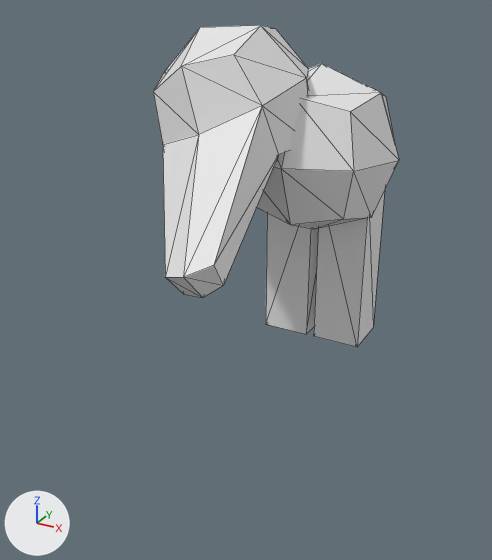
The glTF model jackseptijam/assets/3d/enemies/plaguedDude.glb, before and after one commit.
Rendered twice from a 50 mm lens placed at (1.01, -2.31, 1.39), pointed at (-0.11, -0.26, 0.36). Lighting does not change. The marker at lower left points along +X, +Y and +Z. Mesh edges are drawn as thin lines. Where no turn or scale is listed for an object, it has been applied to the vertices. Vertices at the same position are counted once.
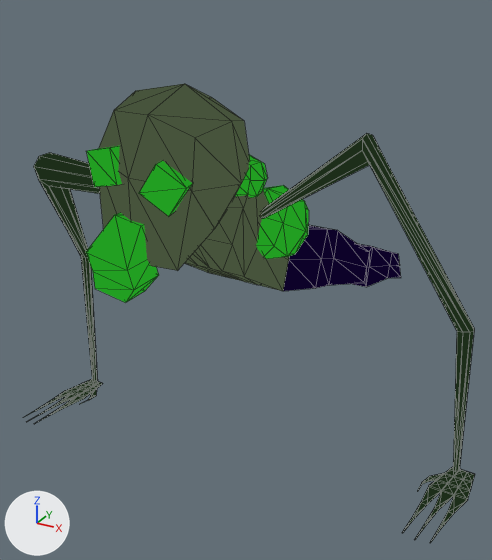
What changed in the scene script:
```text
Add mat_material_001:
    mat_material_001 = bpy.data.materials.new('Material.001')
    # uses the picture img_plaguedude
Change me_cube:
    used by ob_cube; location = (-0.24, -0.096, 0.967); rotation_euler = (0.181, -0.4, 0.0), in degrees (10, -23, 0); scale = (0.356, 0.356, 0.356)
    remove me_cube.from_pydata(...)  # 32 vertices, 60 faces; spans x -0.84..0.84, y -1.98..0.84, z -1.17..0.84
    remove me_cube.materials.append(mat_material)  # white #e7e7e7
    add me_cube.from_pydata(...)  # 16 vertices, 24 faces; spans x 0.11..1.06, y 1.72..2.26, z 7.31..7.62
    me_cube part 1: 32 vertices removed from x -0.84..0.84, y -1.98..0.84, z -1.17..0.84
    me_cube part 2: 16 vertices added at x 0.11..1.06, y 1.72..2.26, z 7.31..7.62
    me_cube part 3: the surface is now shaded smooth
    add me_cube.materials.append(mat_material_001)
Change me_mesh:
    used by ob_cube_001; location = (0.0, 0.113, 0.788); scale = (0.381, 0.381, 0.381)
    remove me_mesh.from_pydata(...)  # 26 vertices, 48 faces; spans x -0.84..0.84, y -0.84..0.84, z -0.84..0.84
    add me_mesh.from_pydata(...)  # 26 vertices, 48 faces; spans x -0.15..1.12, y 1.18..2.73, z 6.28..7.6
    me_mesh part 4: 26 of 26 vertices moved; they spanned x -0.84..0.84, y -0.84..0.84, z -0.84..0.84 and now span x -0.15..1.12, y 1.18..2.73, z 6.28..7.6; mean shift (0.47, 2.04, 6.94); largest move (0.0, -0.61, -0.61) -> (0.32, 1.23, 7.38)
    add me_mesh.materials.append(mat_material_001)
Change me_cube_002:
    used by ob_cube_002; location = (-0.116, 0.21, 0.315); rotation_euler = (0.0, 0.0, 3.142), in degrees (0, 0, 180); scale = (-0.0995, -0.0995, -0.332)
    remove me_cube_002.from_pydata(...)  # 16 vertices, 24 faces; spans x -1.0..3.33, y -1.0..1.0, z -1.0..1.0
    add me_cube_002.from_pydata(...)  # 16 vertices, 28 faces; spans x 0.02..0.57, y 0.92..1.72, z 7.13..7.7
    me_cube_002 part 5: 16 vertices removed from x -1.0..3.33, y -1.0..1.0, z -1.0..1.0
    me_cube_002 part 6: 16 vertices added at x 0.02..0.57, y 0.92..1.72, z 7.13..7.7
    me_cube_002 part 7: the surface is now shaded smooth
    add me_cube_002.materials.append(mat_material_001)
Change ob_cube:
    ob_cube.location: (-0.24, -0.096, 0.967) -> (0.212, 1.276, 0.115)
    ob_cube.rotation_euler: (0.181, -0.4, 0.0) -> (1.491, -0.0999, -0.15)  # degrees (10, -23, 0) -> degrees (85, -5.7, -8.6)
    ob_cube.scale: (0.356, 0.356, 0.356) -> (0.309, 0.309, 0.309)
Change ob_cube_001:
    ob_cube_001.location: (0.0, 0.113, 0.788) -> (0.212, 1.276, 0.115)
    ob_cube_001.rotation_euler: (0.0, 0.0, 0.0) -> (1.491, -0.0999, -0.15)  # degrees (0, 0, 0) -> degrees (85, -5.7, -8.6)
    ob_cube_001.scale: (0.381, 0.381, 0.381) -> (0.309, 0.309, 0.309)
Change ob_cube_002:
    ob_cube_002.location: (-0.116, 0.21, 0.315) -> (0.212, 1.276, 0.115)
    ob_cube_002.rotation_euler: (0.0, 0.0, 3.142) -> (1.491, -0.0999, -0.15)  # degrees (0, 0, 180) -> degrees (85, -5.7, -8.6)
    ob_cube_002.scale: (-0.0995, -0.0995, -0.332) -> (0.309, 0.309, 0.309)
Add ob_cube_008:
    ob_cube_008 = bpy.data.objects.new('Cube.008', me_mesh_003)  # 26 vertices, 48 faces; spans x -0.1927..-0.0567, y -1.9752..-1.8411, z 0.6885..0.8228
    ob_cube_008.location = (0.212, 1.276, 0.115)
Add ob_cube_007:
    ob_cube_007 = bpy.data.objects.new('Cube.007', me_cube_002_1)  # 226 vertices, 428 faces; spans x -0.93..0.63, y -2.22..-1.72, z -0.18..0.91
    ob_cube_007.location = (0.212, 1.276, 0.115)
Add ob_cube_006:
    ob_cube_006 = bpy.data.objects.new('Cube.006', me_mesh_002)  # 26 vertices, 48 faces; spans x -0.259..-0.009, y -1.828..-1.583, z 0.432..0.678
    ob_cube_006.location = (0.212, 1.276, 0.115)
Add ob_cube_005:
    ob_cube_005 = bpy.data.objects.new('Cube.005', me_cube_007)  # 120 vertices, 236 faces; spans x -0.47..-0.05, y -2.07..-0.36, z -0.13..0.84
    ob_cube_005.location = (0.212, 1.276, 0.115)
```

Boxes (x1, y1, x2, y2) around the edits, measured in the pictures (492 x 560 px):
'Cube.001', recoloured, reshaped, moved, turned, rescaled: before (257, 64, 399, 229); after (98, 84, 250, 271)
'Cube', reshaped, moved, turned, rescaled: before (153, 25, 309, 298); after (87, 146, 193, 216)
'Cube.002', reshaped, moved, turned, rescaled: before (266, 190, 385, 347); after (86, 213, 159, 303)
'Cube.007', added: after (23, 133, 475, 543)
'Cube.005', added: after (185, 191, 401, 291)
'Cube.006', added: after (256, 185, 309, 259)
'Cube.008', added: after (235, 155, 267, 198)
part 1 of me_cube, deleted: before (153, 25, 309, 298)
part 2 of me_cube, added (green): after (87, 146, 193, 216)
part 5 of me_cube_002, deleted: before (266, 190, 385, 347)
part 6 of me_cube_002, added (green): after (86, 213, 159, 303)
